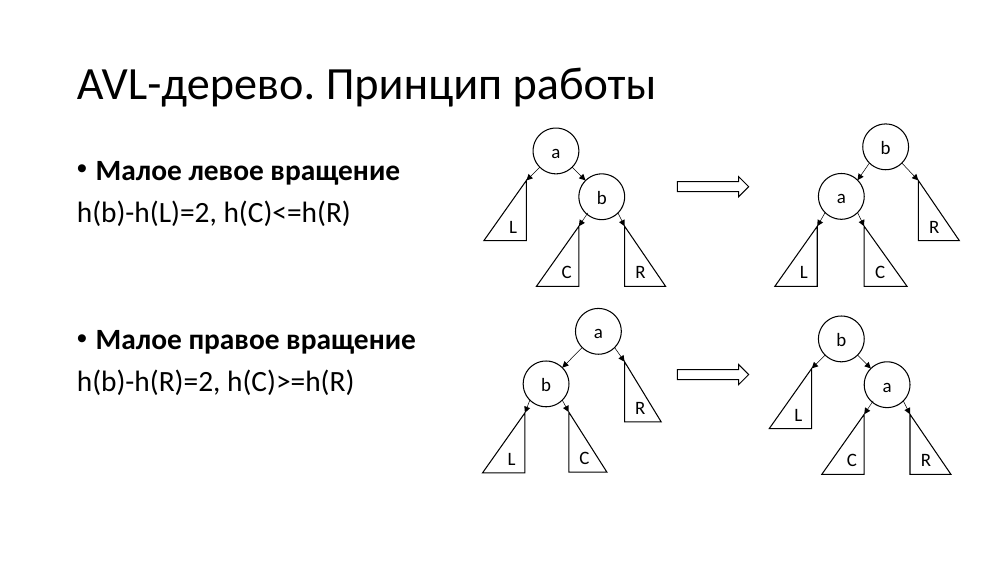
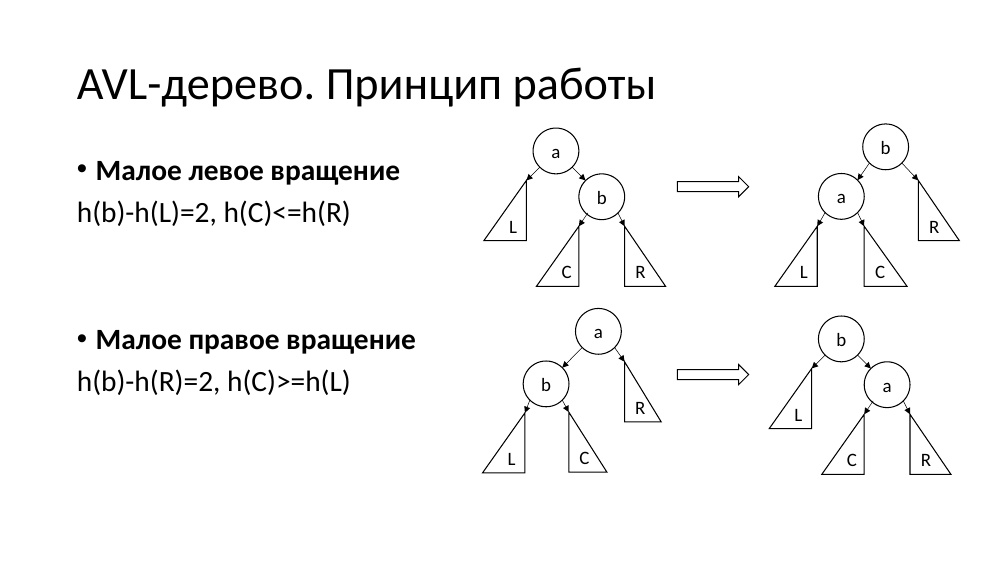
Before and after one commit to tolltech/ulearn-additional, a slide deck: slide 24 of avl-дерево/AVL-деревья.pptx. Drawn at 1008x567 pixels with LibreOffice and Linux fonts; fonts in the diff are those of the drawing. Boxes give left, top, right and bottom in pixels: in the first picture for what was removed or moved away, otherwise in the second. Text is boxed around its words. In the diff, an @@ line names an element or a change of style, - is before the commit and + after.

```diff
--- a/avl-дерево/AVL-деревья.pptx
+++ b/avl-дерево/AVL-деревья.pptx
@@ text at [77,369,351,395]: text changed @@
-h(b)-h(R)=2, h(C)>=h(R)
+h(b)-h(R)=2, h(C)>=h(L)
```
Also in this commit, not shown: 1 other slide changed.
